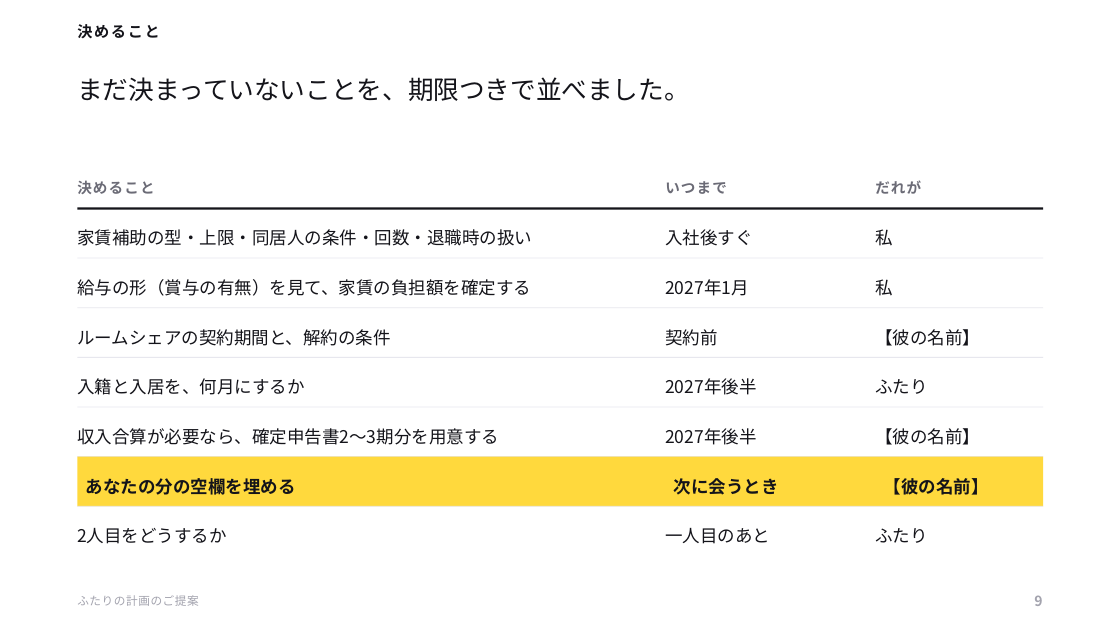
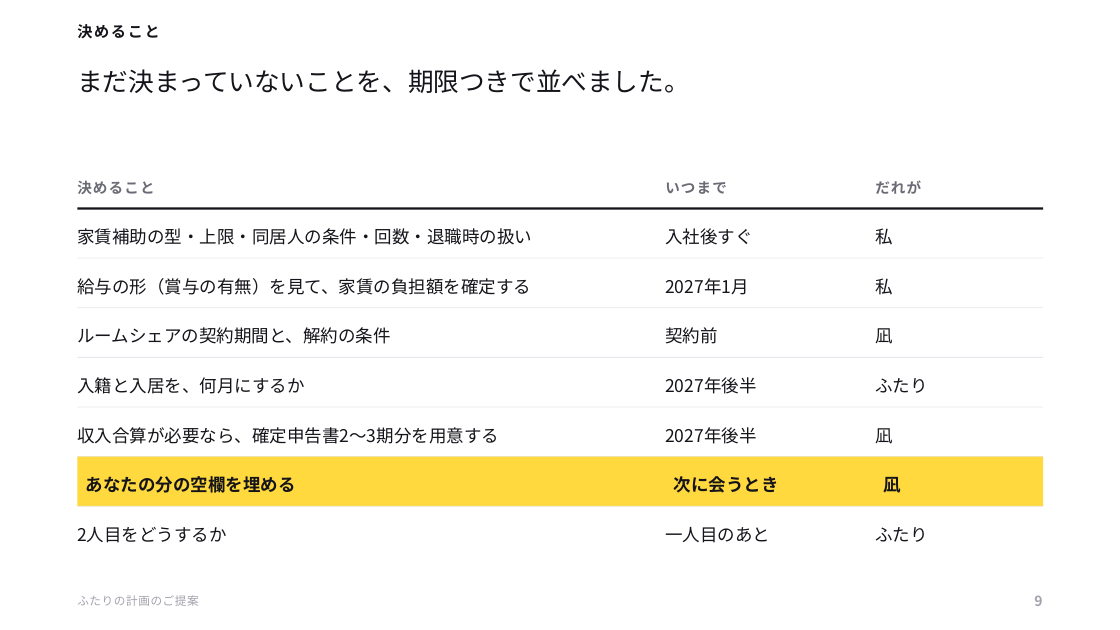
Before and after one commit to ayaka1933-glitch/portfolio, a slide deck: slide 9 of proposal/ふたりの計画のご提案.pptx. Drawn at 1120x630 pixels with LibreOffice and Linux fonts; fonts in the diff are those of the drawing. Boxes give left, top, right and bottom in pixels: in the first picture for what was removed or moved away, otherwise in the second. Text is boxed around its words. In the diff, an @@ line names an element or a change of style, - is before the commit and + after.

```diff
--- a/proposal/ふたりの計画のご提案.pptx
+++ b/proposal/ふたりの計画のご提案.pptx
@@ text "まだ決まっていないことを、期限つきで並べました。" at box(77, 69, 690, 93): line spacing 1.65 to 1.4 @@
@@ text at box(875, 328, 892, 344): text changed @@
-【彼の名前】
+凪
@@ text at box(875, 428, 892, 444): text changed @@
-【彼の名前】
+凪
@@ line spacing 1.45 to 1.3 in 4 elements at box(77, 327, 391, 344), box(665, 327, 717, 344), box(86, 476, 296, 493), box(674, 476, 779, 493) @@
@@ text at box(884, 477, 901, 493): text changed @@
-【彼の名前】
+凪
```
Also in this commit, not shown: 9 other slides changed, 4 other files.
